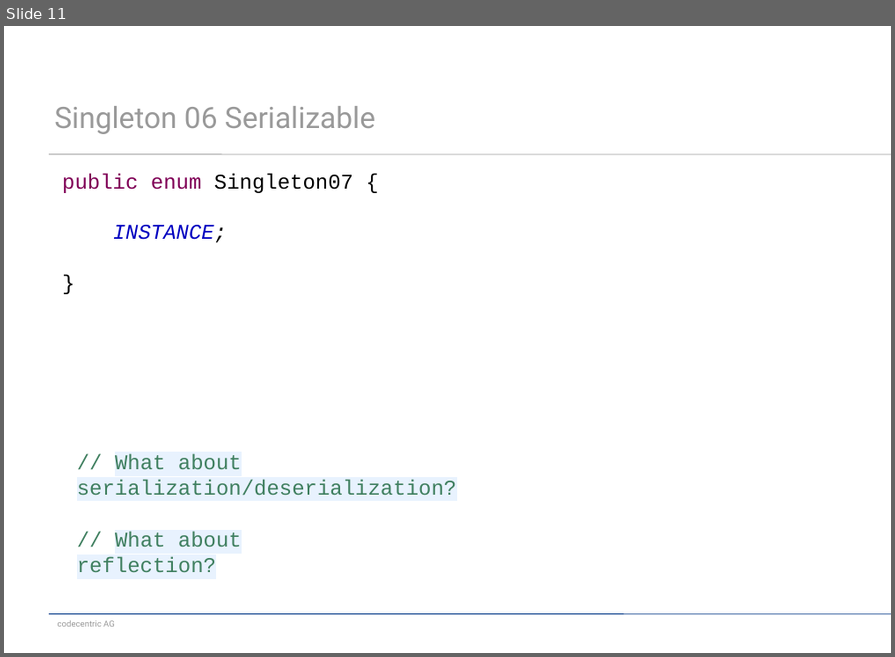
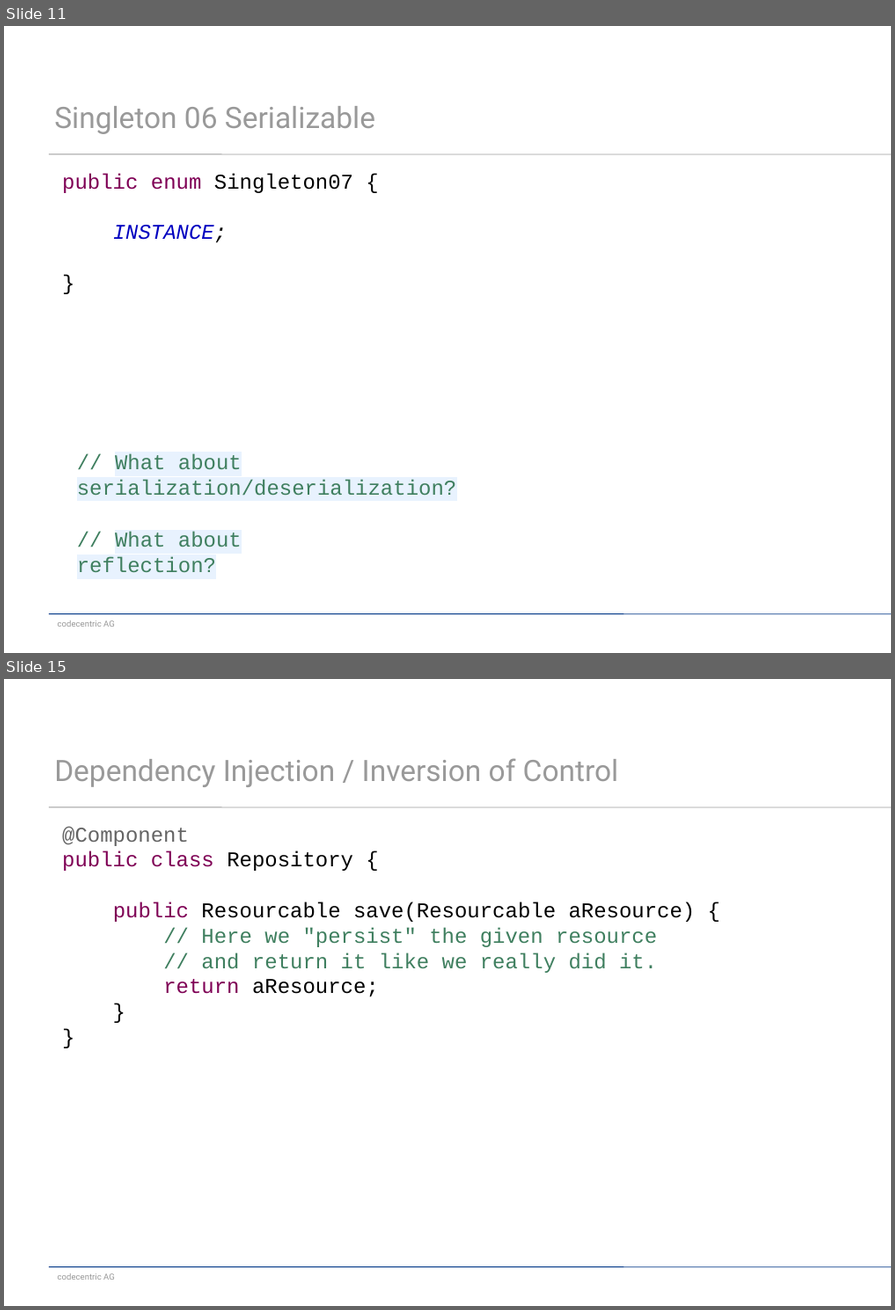
Before and after one commit to dzamurovic/meetup_singleton, a slide deck: meetup.pptx. Shown one above the other, each under a label of ours: slide 11 before the commit, slides 11 and 15 after it; the slides between them are not shown. The pictures are 895x657 and 895x1310 pixels, drawn with LibreOffice and Linux fonts; fonts in the diff are those of the drawing. Boxes give left, top, right and bottom in pixels: in the first picture for what was removed or moved away, otherwise in the second. Text is boxed around its words. In the diff, an @@ line names an element or a change of style, - is before the commit and + after.

```diff
--- a/meetup.pptx
+++ b/meetup.pptx
@@ slide 15 added at <box>4,679,891,1306</box>, background #FFFFFF; not listed: 3 template elements that a slide beside it also shows @@
@@ title added at <box>54,758,619,787</box>, 28 pt, text #999999 @@
+Dependency Injection / Inversion of Control
@@ text added at <box>62,826,696,998</box>, 20 pt, text #3F7F5F @@
+@Component
+public class Repository {
+public Resourcable save(Resourcable aResource) {
+// Here we "persist" the given resource
+// and return it like we really did it.
+return aResource;
+}
+}
```
Also in this commit, not shown: 3 slides changed, 4 other slides added.
